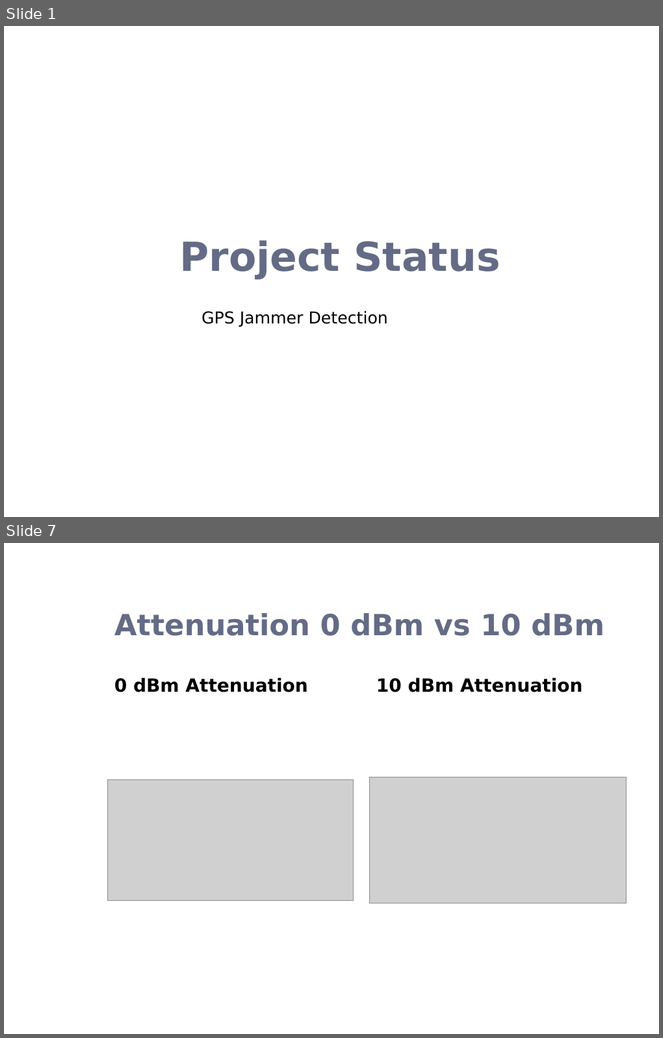
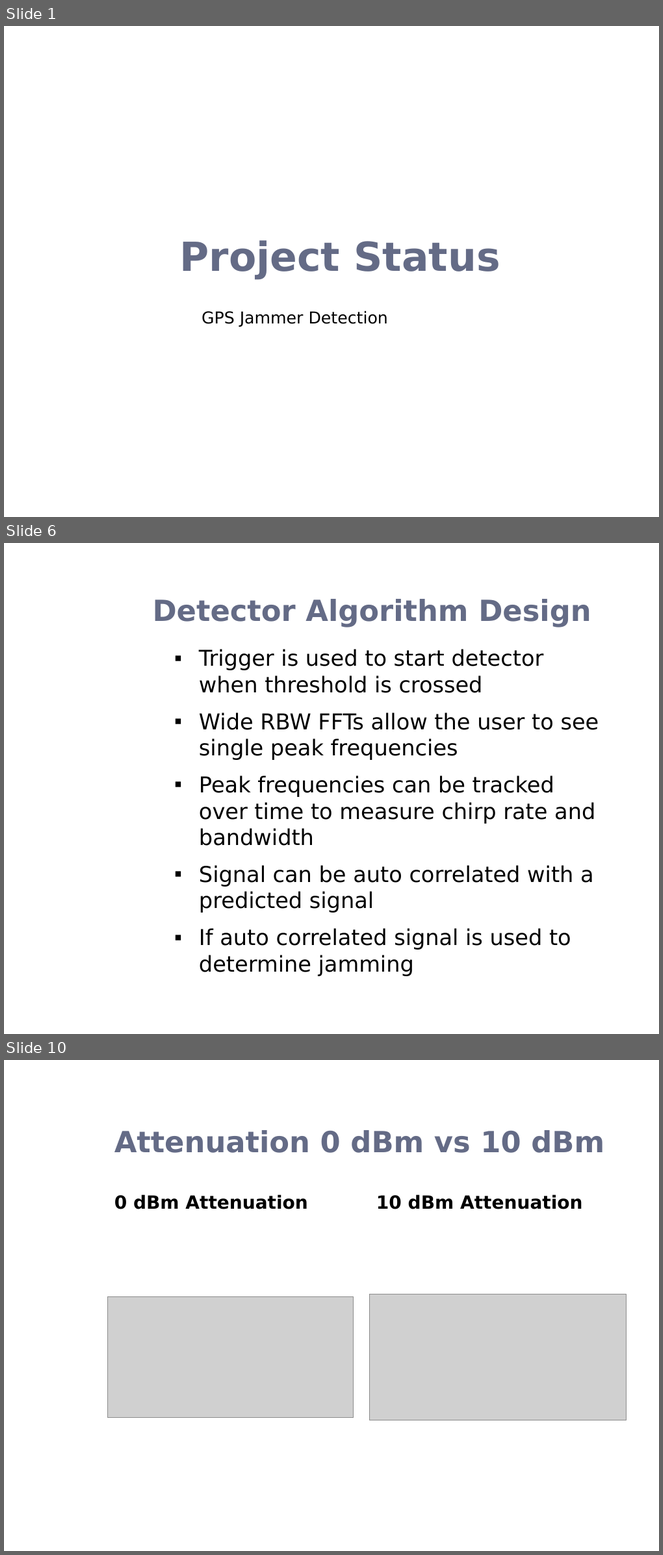
Before and after one commit to esayers/capstone-schwarz, a slide deck: Documentation/Project Update.pptx. Shown one above the other, each under a label of ours: slides 1 and 7 before the commit, slides 1, 6 and 10 after it; the slides between them are not shown. The pictures are 663x1038 and 663x1555 pixels, drawn with LibreOffice and Linux fonts; fonts in the diff are those of the drawing; grey boxes stand for pictures; background and template pictures are left out. Boxes give left, top, right and bottom in pixels: in the first picture for what was removed or moved away, otherwise in the second. Text is boxed around its words. In the diff, an @@ line names an element or a change of style, - is before the commit and + after.

```diff
--- a/Documentation/Project Update.pptx
+++ b/Documentation/Project Update.pptx
@@ slide 6 added at <box>4,543,659,1034</box>, background picture (left out) @@
@@ title added at <box>153,599,591,627</box>, 32 pt, text #646B86, bold @@
+Detector Algorithm Design
@@ text added at <box>199,649,599,977</box>, 24 pt, text #000000 @@
+▪ Trigger is used to start detector when threshold is crossed
+▪ Wide RBW FFTs allow the user to see single peak frequencies
+▪ Peak frequencies can be tracked over time to measure chirp rate and bandwidth
+▪ Signal can be auto correlated with a predicted signal
+▪ If auto correlated signal is used to determine jamming
@@ what was slide 7 is now slide 10 @@
```
Also in this commit, not shown: 2 slides changed, 7 other slides added, 5 slides removed, 2 other files.
